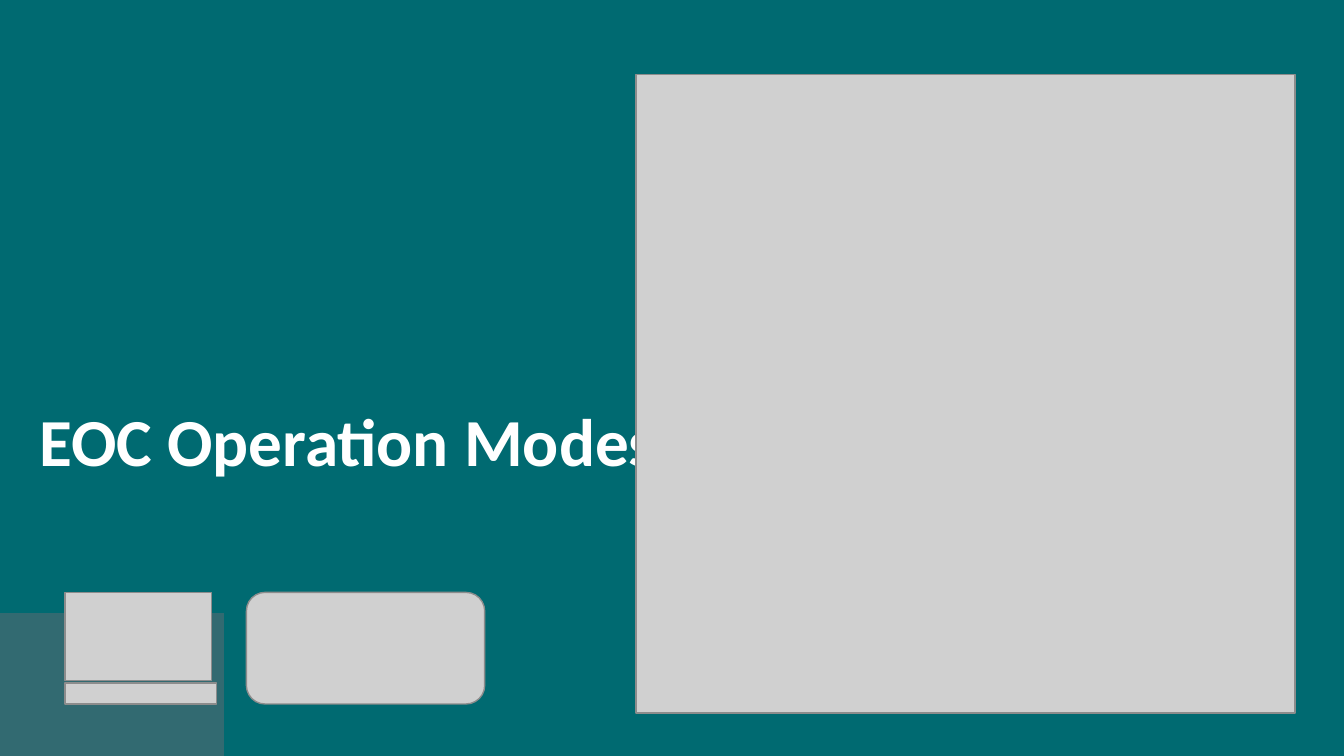
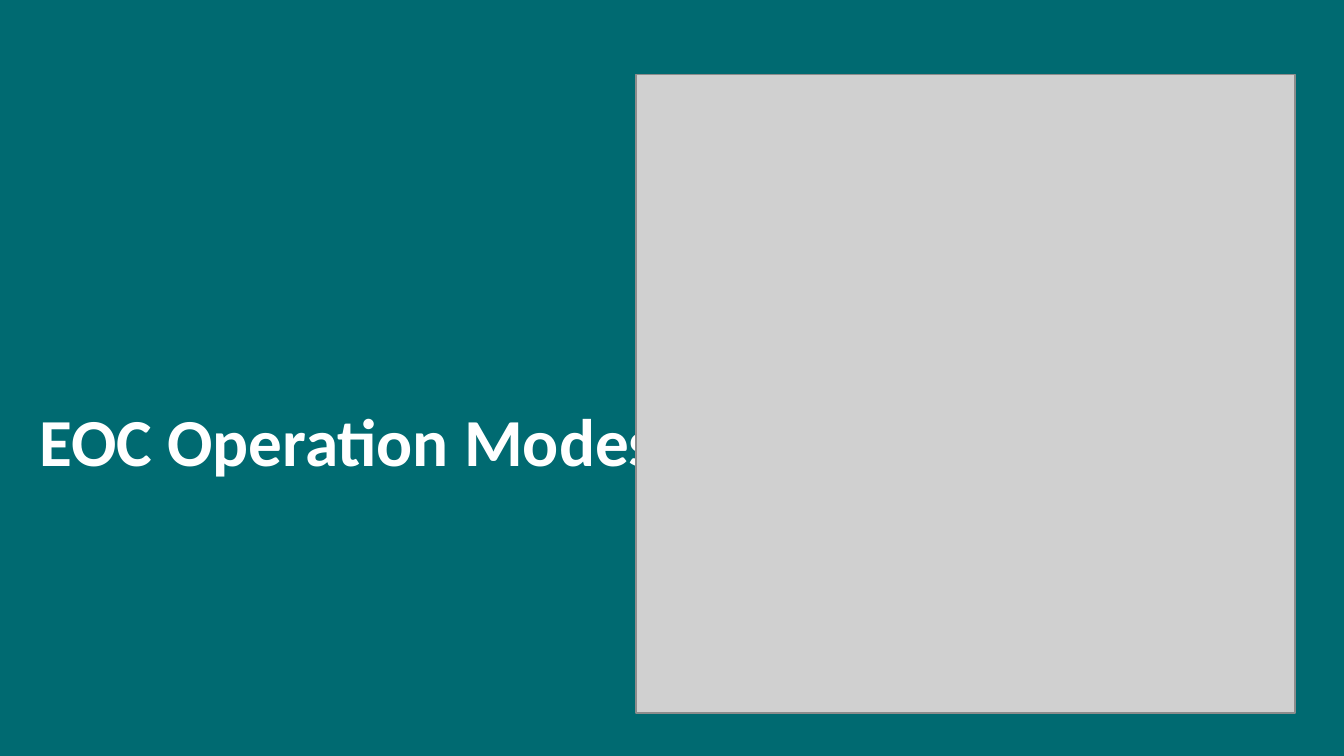
Before and after one commit to talus-analytics-bus/cdc-eoc, a slide deck: slide 7 of src/assets/documents/EOC Development Tool/5 - How do we operate our EOC/operate-5-2020-eoc-covid-19-operations-guide.pptx. Drawn at 1344x756 pixels with LibreOffice and Linux fonts; fonts in the diff are those of the drawing; grey boxes stand for pictures; background and template pictures are left out. Boxes give left, top, right and bottom in pixels: in the first picture for what was removed or moved away, otherwise in the second. Text is boxed around its words. In the diff, an @@ line names an element or a change of style, - is before the commit and + after.

```diff
--- a/src/assets/documents/EOC Development Tool/5 - How do we operate our EOC/operate-5-2020-eoc-covid-19-operations-guide.pptx
+++ b/src/assets/documents/EOC Development Tool/5 - How do we operate our EOC/operate-5-2020-eoc-covid-19-operations-guide.pptx
@@ picture removed at (65, 593, 211, 681) @@
@@ picture removed at (246, 593, 484, 704) @@
@@ rectangle removed at (0, 613, 224, 755) @@
@@ picture removed at (65, 683, 216, 704) @@
```
Also in this commit, not shown: 28 other slides changed, 4 other files.
